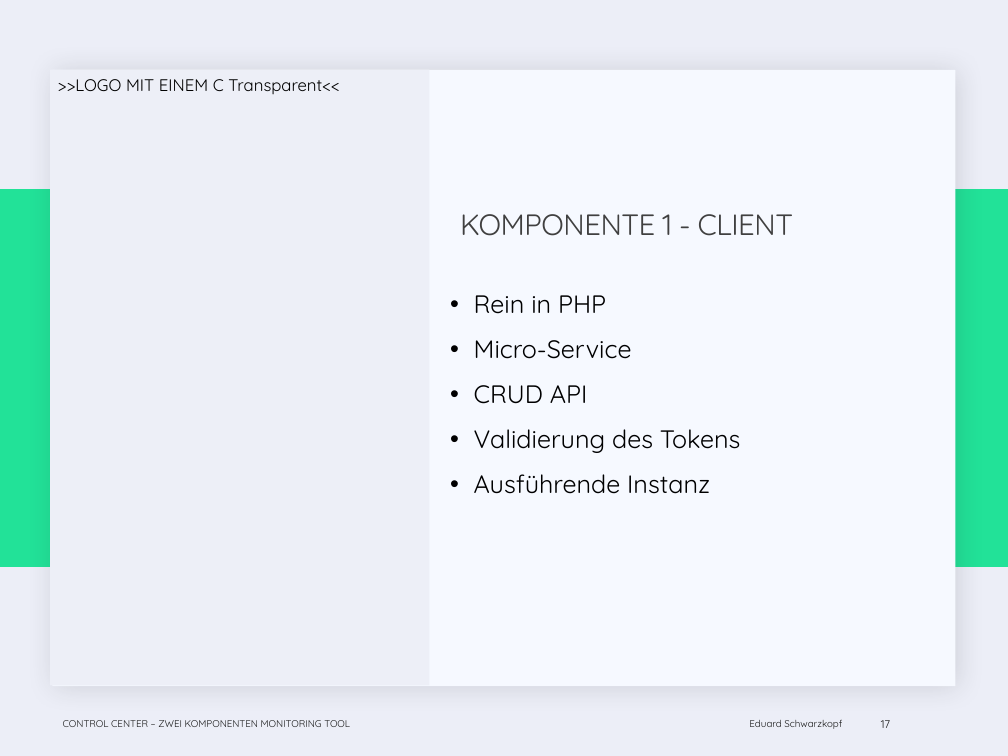
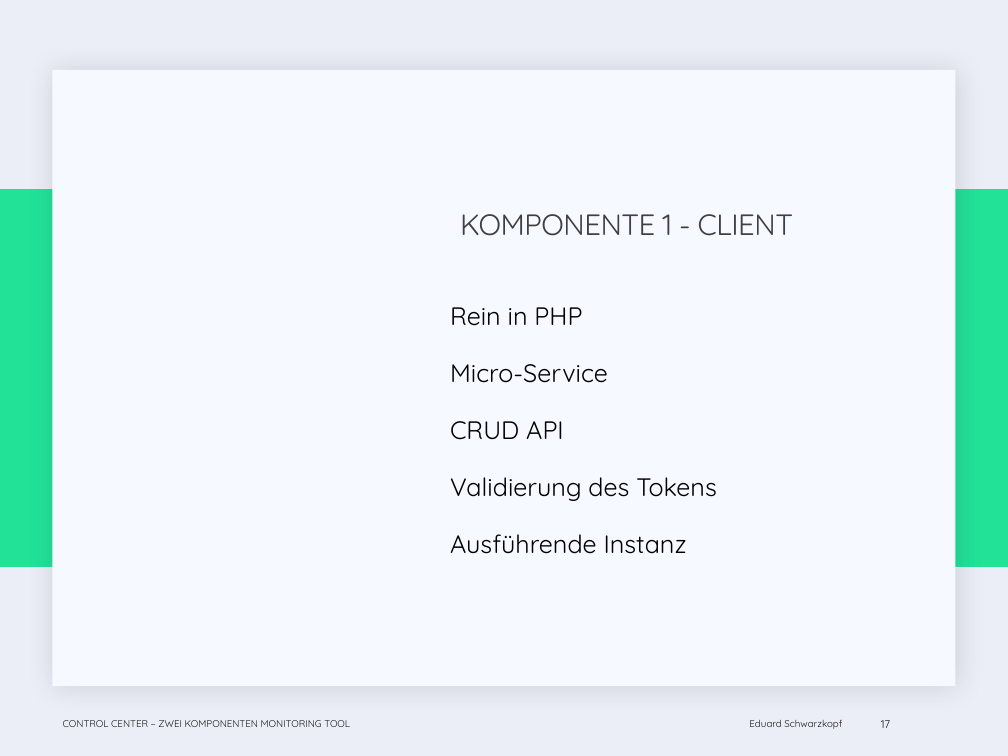
Before and after one commit to EduardSchwarzkopf/Abschlusspr-sentation, a slide deck: slide 17 of Abschluss_präsi.pptx. Drawn at 1008x756 pixels with LibreOffice and Linux fonts; fonts in the diff are those of the drawing; background and template pictures are left out. Boxes give left, top, right and bottom in pixels: in the first picture for what was removed or moved away, otherwise in the second. Text is boxed around its words. In the diff, an @@ line names an element or a change of style, - is before the commit and + after.

```diff
--- a/Abschluss_präsi.pptx
+++ b/Abschluss_präsi.pptx
@@ text removed at [50,70,429,685] @@
-  >>LOGO MIT EINEM C Transparent<<
@@ text "Rein in PHP" at [450,307,717,554]: bullet • to none; line spacing 1 to 1.4 @@
```
Also in this commit, not shown: 11 other slides changed, 1 slide added.
